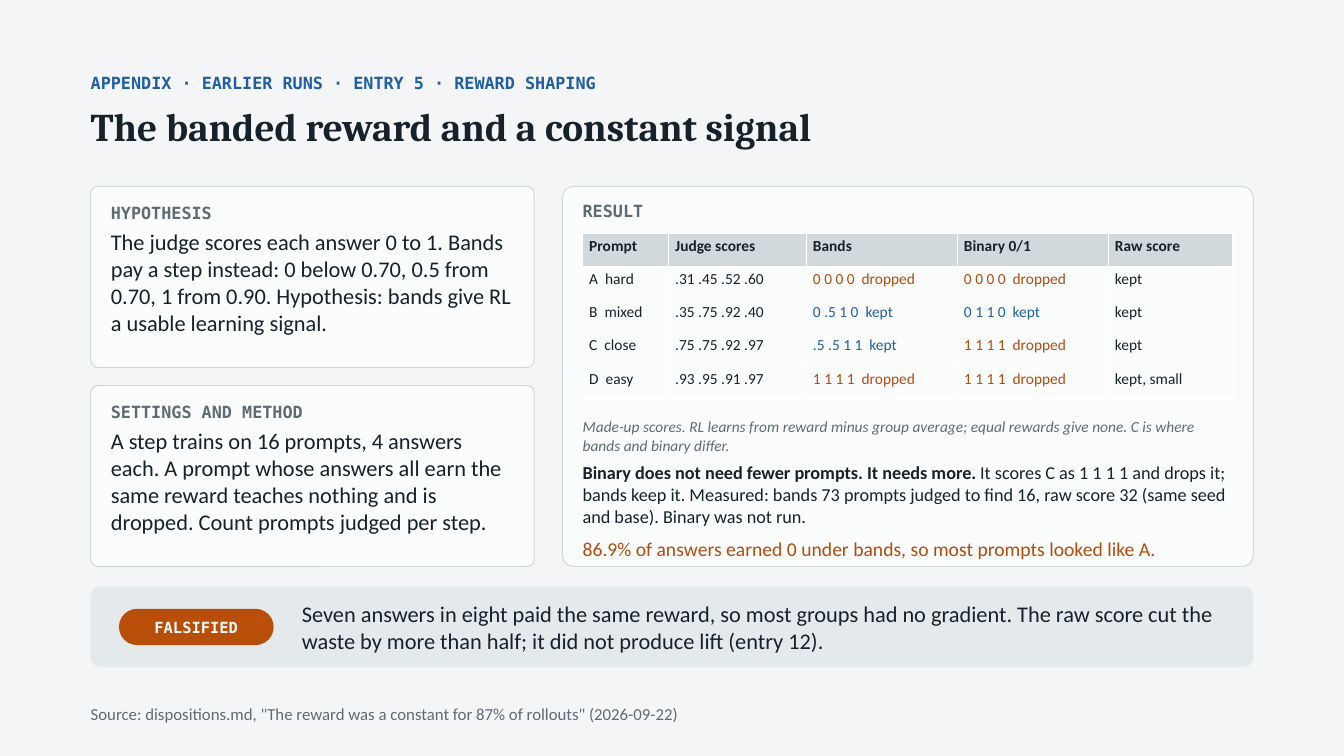
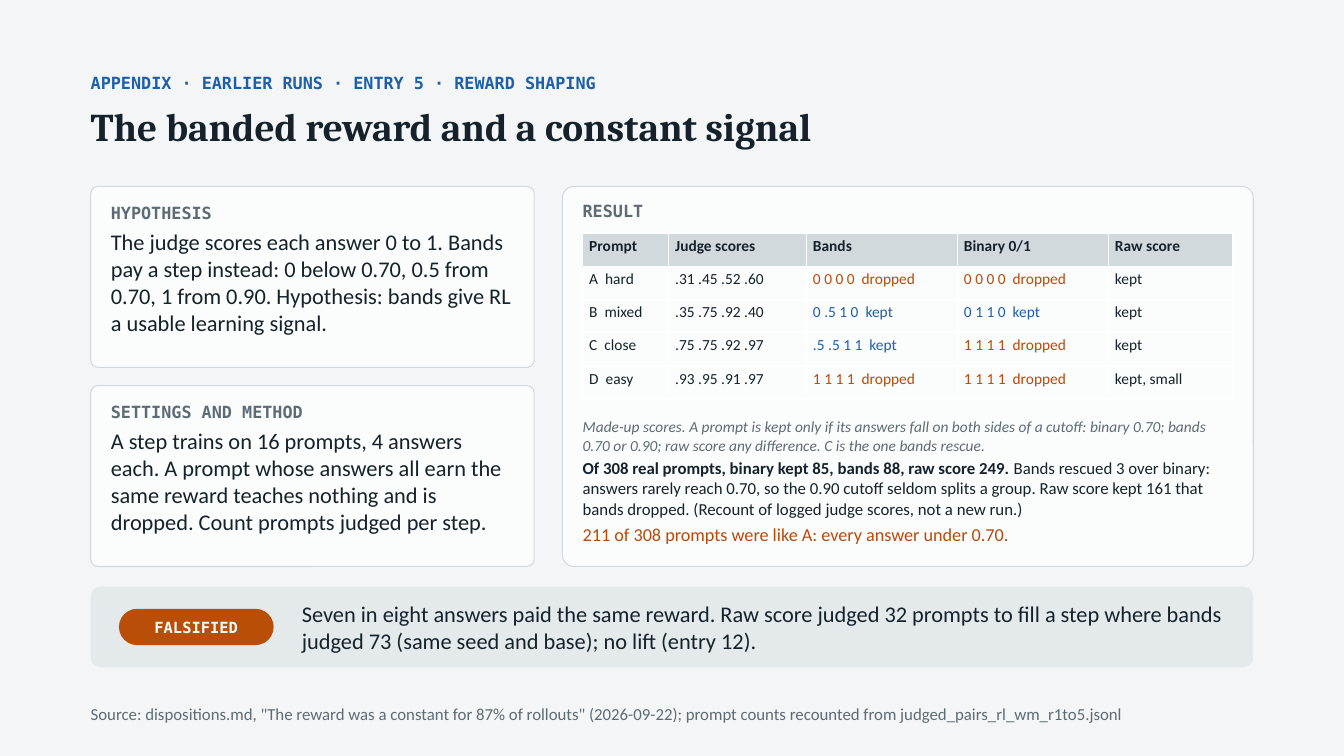
Before and after one commit to thistleknot/rl_v2_share, a slide deck: slide 19 of docs/RL_V2_rl.pptx. Drawn at 1344x756 pixels with LibreOffice and Linux fonts; fonts in the diff are those of the drawing. Boxes give left, top, right and bottom in pixels: in the first picture for what was removed or moved away, otherwise in the second. Text is boxed around its words. In the diff, an @@ line names an element or a change of style, - is before the commit and + after.

```diff
--- a/docs/RL_V2_rl.pptx
+++ b/docs/RL_V2_rl.pptx
@@ text at [583,421,1206,454]: text changed @@
-Made-up scores. RL learns from reward minus group average; equal rewards give none. C is where bands and binary differ.
+Made-up scores. A prompt is kept only if its answers fall on both sides of a cutoff: binary 0.70; bands 0.70 or 0.90; raw score any difference. C is the one bands rescue.
@@ text at [583,462,1210,518]: text changed; size 13 to 12 pt @@
-Binary does not need fewer prompts. It needs more. It scores C as 1 1 1 1 and drops it; bands keep it. Measured: bands 73 prompts judged to find 16, raw score 32 (same seed and base). Binary was not run.
+Of 308 real prompts, binary kept 85, bands 88, raw score 249. Bands rescued 3 over binary: answers rarely reach 0.70, so the 0.90 cutoff seldom splits a group. Raw score kept 161 that bands dropped. (Recount of logged judge scores, not a new run.)
@@ text at [583,528,1009,544]: text changed; size 14 to 13 pt @@
-86.9% of answers earned 0 under bands, so most prompts looked like A.
+211 of 308 prompts were like A: every answer under 0.70.
@@ text at [302,606,1222,653]: text changed @@
-Seven answers in eight paid the same reward, so most groups had no gradient. The raw score cut the waste by more than half; it did not produce lift (entry 12).
+Seven in eight answers paid the same reward. Raw score judged 32 prompts to fill a step where bands judged 73 (same seed and base); no lift (entry 12).
@@ text at [91,708,1121,723]: text changed @@
-Source: dispositions.md, "The reward was a constant for 87% of rollouts" (2026-09-22)
+Source: dispositions.md, "The reward was a constant for 87% of rollouts" (2026-09-22); prompt counts recounted from judged_pairs_rl_wm_r1to5.jsonl
```
